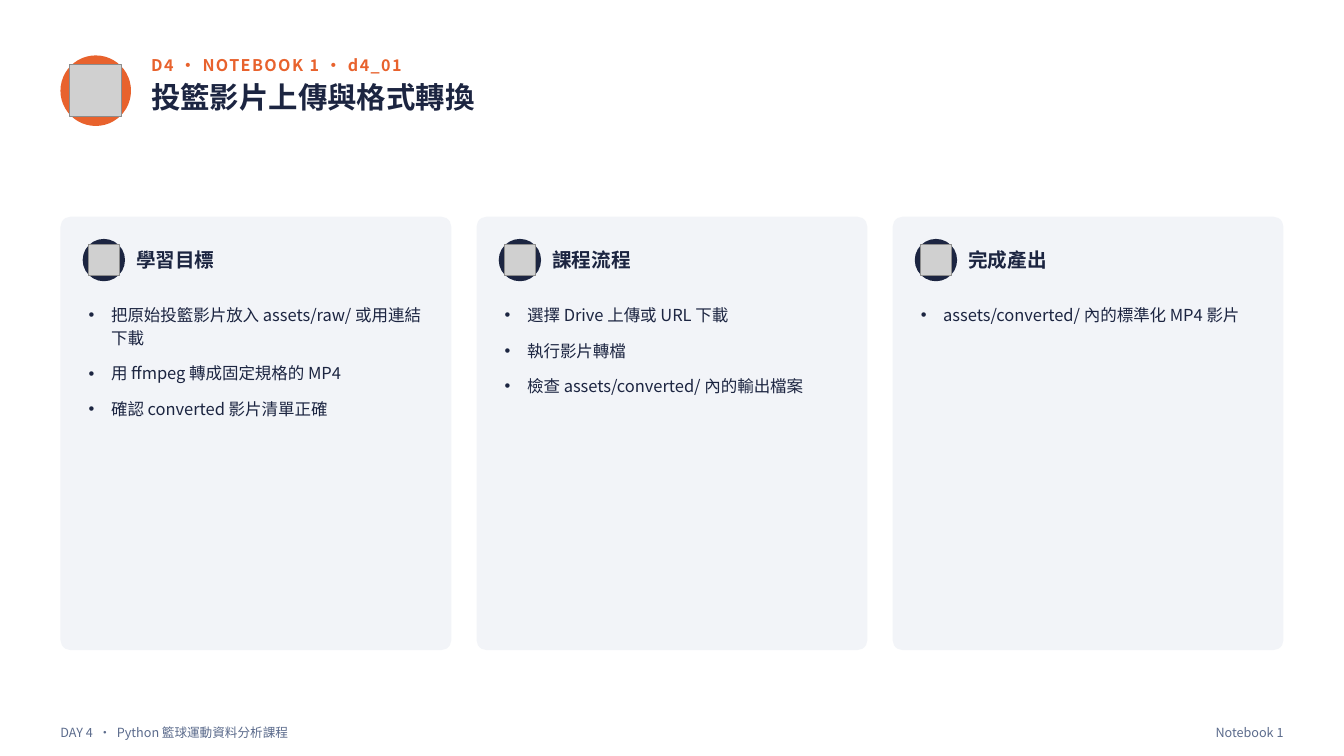
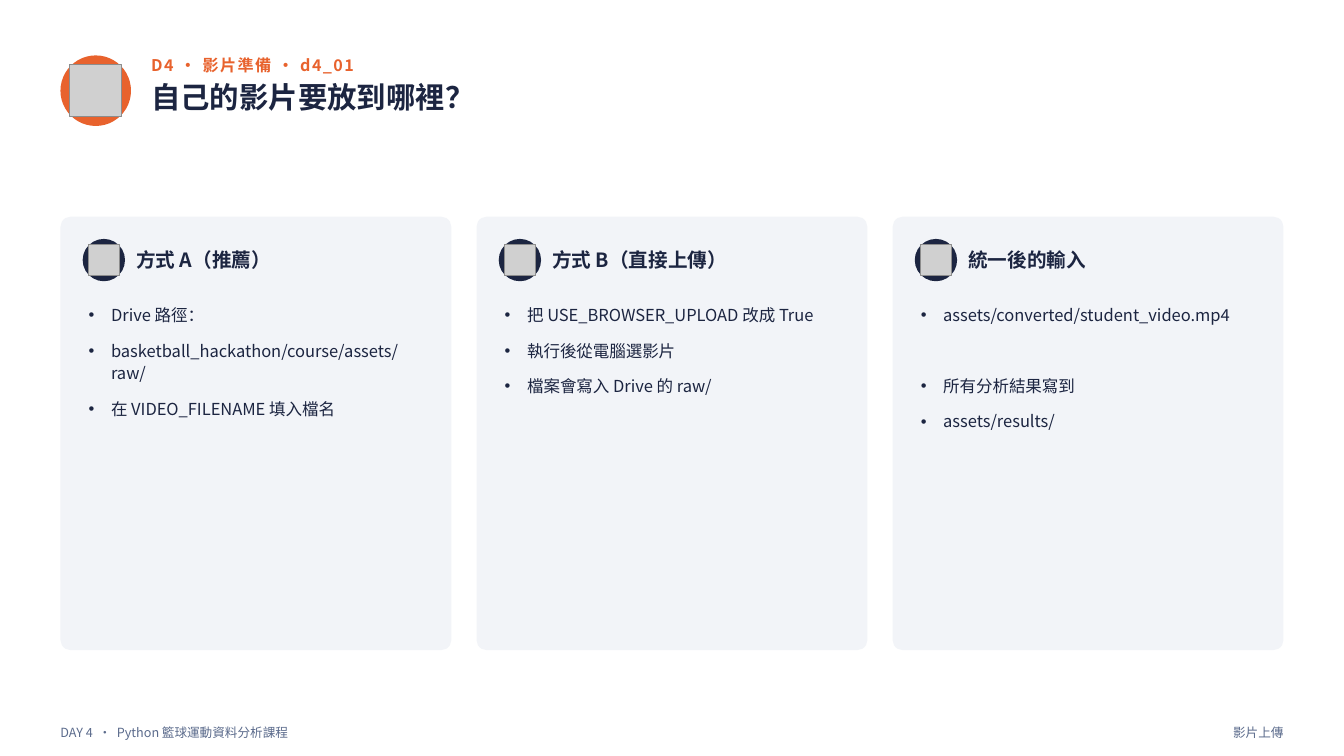
Before and after one commit to henry753951/basketball-hackathon-course, a slide deck: slide 3 of slides/day4_slides.pptx (slide 4 before the commit). Drawn at 1344x756 pixels with LibreOffice and Linux fonts; fonts in the diff are those of the drawing; grey boxes stand for pictures. Boxes give left, top, right and bottom in pixels: in the first picture for what was removed or moved away, otherwise in the second. Text is boxed around its words. In the diff, an @@ line names an element or a change of style, - is before the commit and + after.

Commit message:
feat: finalize Day 4 shot analysis course

```diff
--- a/slides/day4_slides.pptx
+++ b/slides/day4_slides.pptx
@@ text at bbox=[151, 57, 354, 74]: text changed @@
-D4 · NOTEBOOK 1 · d4_01
+D4 · 影片準備 · d4_01
@@ text at bbox=[151, 83, 474, 111]: text changed @@
-投籃影片上傳與格式轉換
+自己的影片要放到哪裡？
@@ text at bbox=[136, 250, 271, 269]: text changed @@
-學習目標
+方式 A（推薦）
@@ text at bbox=[552, 250, 727, 269]: text changed @@
-課程流程
+方式 B（直接上傳）
@@ text at bbox=[968, 250, 1086, 269]: text changed @@
-完成產出
+統一後的輸入
@@ text at bbox=[111, 307, 398, 418]: text changed @@
-• 把原始投籃影片放入 assets/raw/ 或用連結下載
-• 用 ffmpeg 轉成固定規格的 MP4
-• 確認 converted 影片清單正確
+• Drive 路徑：
+• basketball_hackathon/course/assets/raw/
+• 在 VIDEO_FILENAME 填入檔名
@@ text at bbox=[527, 307, 813, 395]: text changed @@
-• 選擇 Drive 上傳或 URL 下載
-• 執行影片轉檔
-• 檢查 assets/converted/ 內的輸出檔案
+• 把 USE_BROWSER_UPLOAD 改成 True
+• 執行後從電腦選影片
+• 檔案會寫入 Drive 的 raw/
@@ text at bbox=[943, 308, 1230, 430]: text changed @@
-• assets/converted/ 內的標準化 MP4 影片
+• assets/converted/student_video.mp4
+• 所有分析結果寫到
+• assets/results/
@@ text at bbox=[1233, 726, 1283, 738]: text changed @@
-Notebook 1
+影片上傳
```
Also in this commit, not shown: 6 other slides changed, 11 slides added, 2 slides removed, 22 other files.
